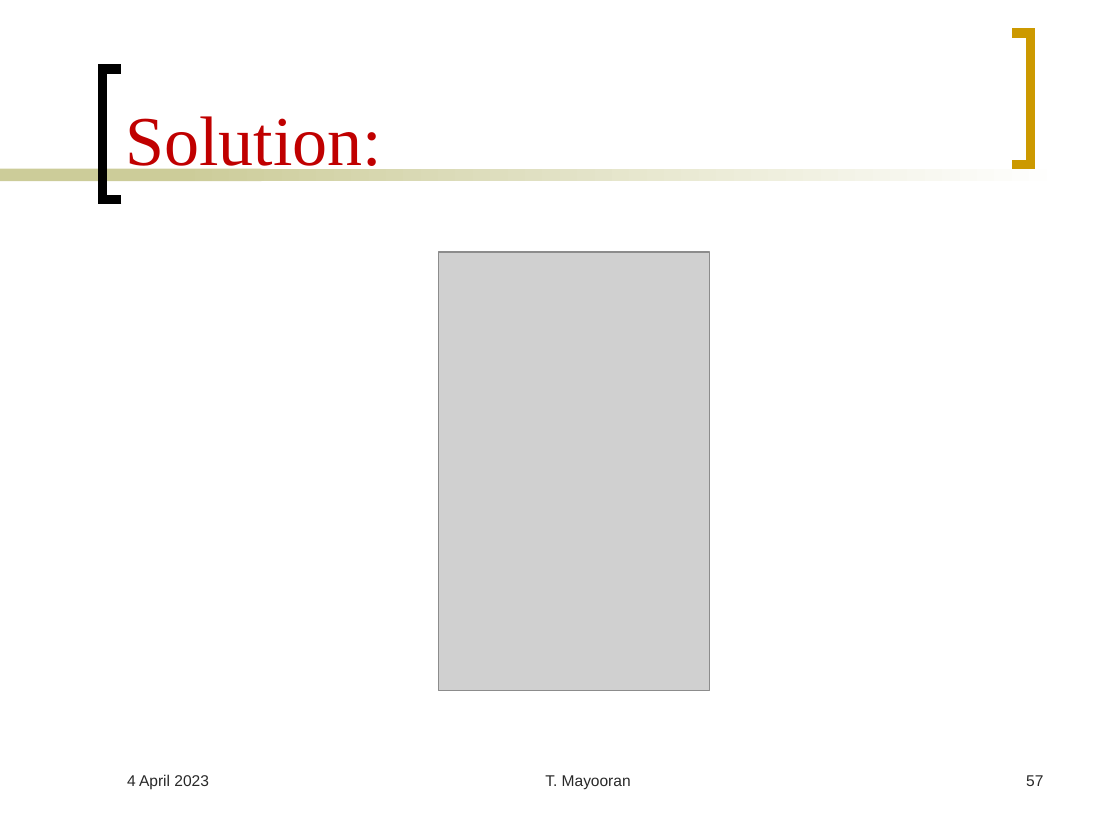
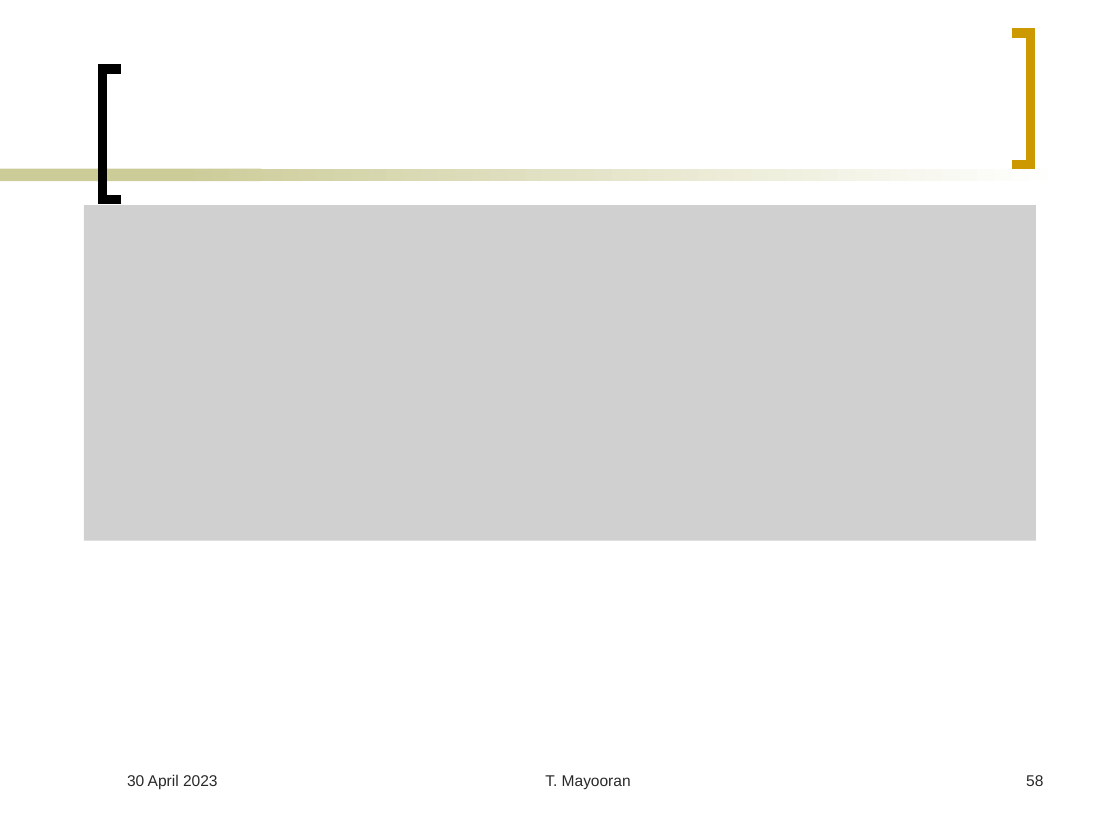
Before and after one commit to Mayooran1987/MC3020, a slide deck: slide 58 of Lec_2.pptx (slide 57 before the commit). Drawn at 1120x840 pixels with LibreOffice and Linux fonts; fonts in the diff are those of the drawing; grey boxes stand for pictures. Boxes give left, top, right and bottom in pixels: in the first picture for what was removed or moved away, otherwise in the second. Text is boxed around its words. In the diff, an @@ line names an element or a change of style, - is before the commit and + after.

```diff
--- a/Lec_2.pptx
+++ b/Lec_2.pptx
@@ title removed at bbox=[125, 116, 382, 179] @@
-Solution:
@@ picture added at bbox=[84, 205, 1036, 541] @@
@@ picture removed at bbox=[439, 252, 710, 691] @@
@@ text at bbox=[127, 774, 218, 789]: text changed @@
-4 April 2023
+30 April 2023
@@ page number at bbox=[1026, 775, 1043, 786]: text changed @@
-57
+58
```
Also in this commit, not shown: 50 other slides changed, 2 slides added, 1 slide removed.
